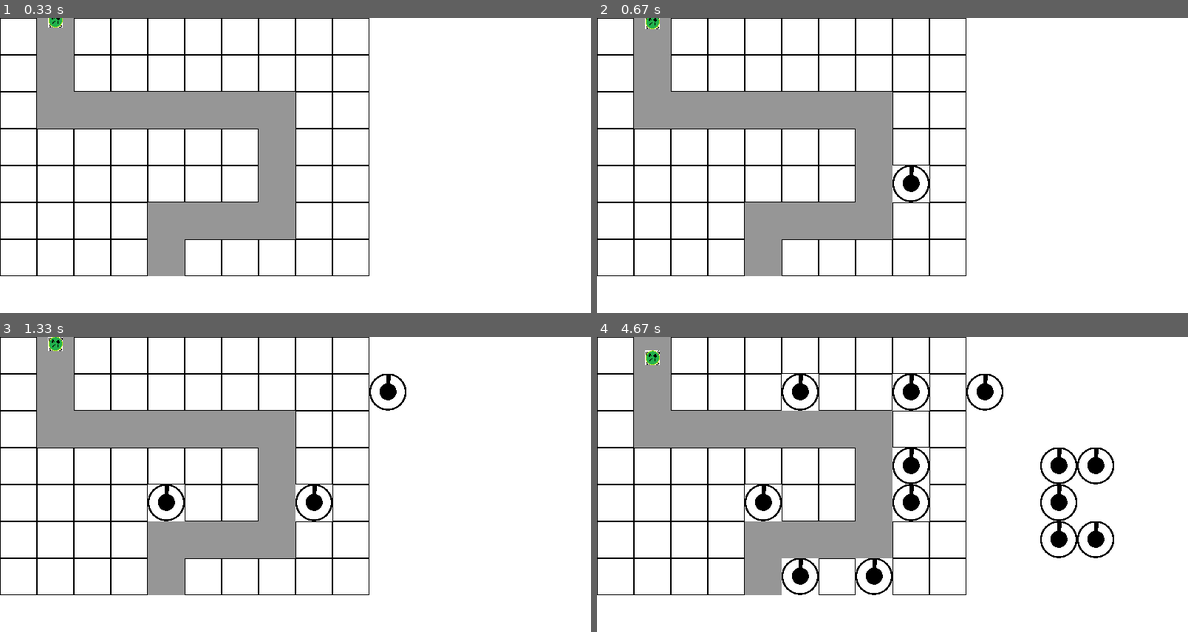
Above: before the commit, frames 1-4 (two rows, left to right).
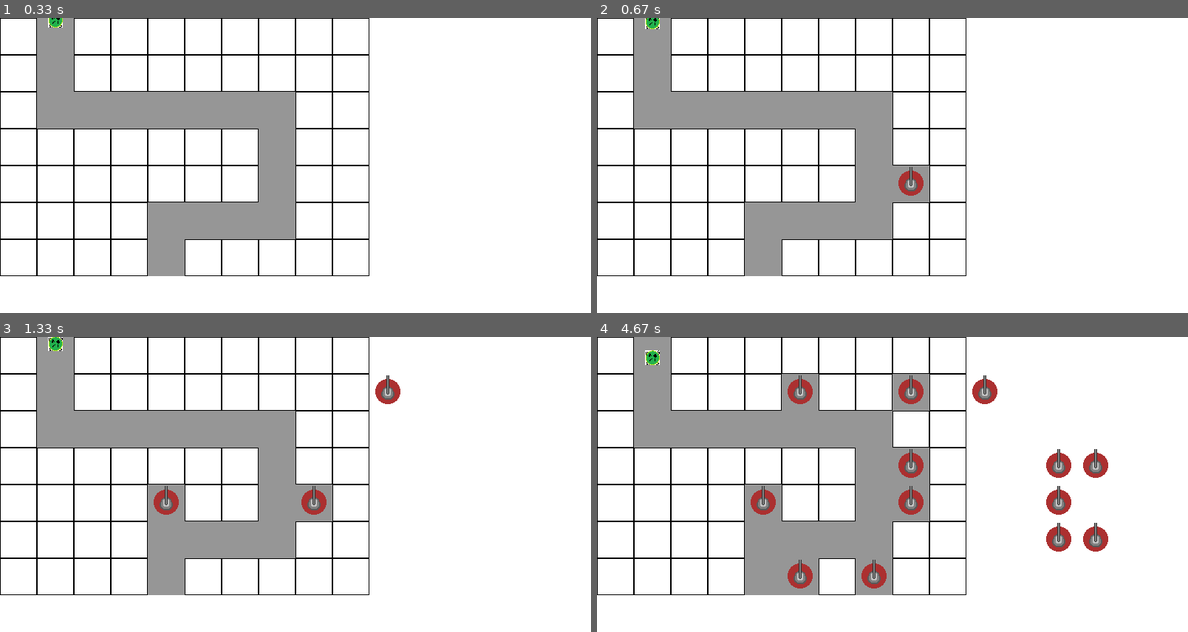
Above: after the commit, the same moments.

Repository: SourceOfPhi/PygameTD
Game: pygame game, started from main.py
Same seed, same stepped clock (60 frames per second), same inputs: the game is played once before the commit and once after it.
Inputs (mouse positions are in pixels of both pictures, inside the frame that each line leads up to):
- Up to frame 1 (0.33 s): no input
- Up to frame 2 (0.67 s): click (892, 165) at 0.38 s
- Up to frame 3 (1.33 s): click (153, 487) at 0.72 s; click (384, 381) at 1.05 s
- Up to frame 4 (4.67 s): click (904, 384) at 1.38 s; click (862, 561) at 1.75 s; click (1046, 531) at 2.22 s; click (1046, 457) at 2.55 s; click (1105, 460) at 2.88 s; click (1099, 543) at 3.22 s; click (916, 472) at 3.55 s; click (803, 570) at 3.88 s; click (1052, 516) at 4.22 s; click (797, 390) at 4.55 s

Frame 1 is identical in both runs. In frame 2, 0.8% of the frame differs, in the area x 50-57%, y 50-63%; in frame 3, 2.0%; in frame 4, 7.9%, in the area x 25-88%, y 12-88%.

Commit message:
Use new turret image

Diff:
--- a/main.py
+++ b/main.py
@@ -28,7 +28,7 @@
 
     print(f"Lives: {GameState.lives}")
 
-    turret_sprite = pygame.image.load(Path('./images/turretPlaceholder.png'))
+    turret_sprite = pygame.image.load(Path('./images/Turret1.png'))
     enemy_sprite = pygame.image.load(Path('./images/enemyPlaceholder.png'))
 
     game_objects: list[GameObject] = []
Binary file added: images/Turret1.png
